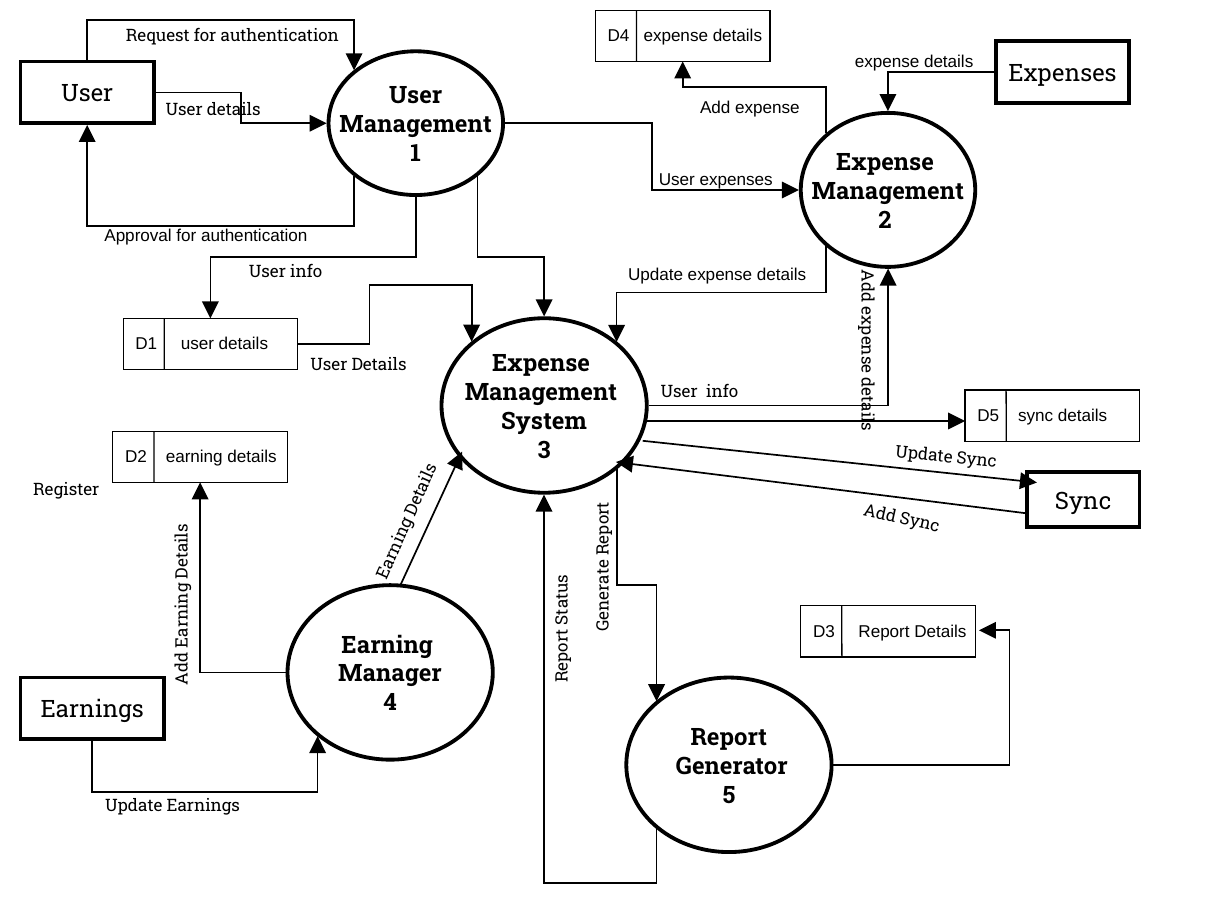
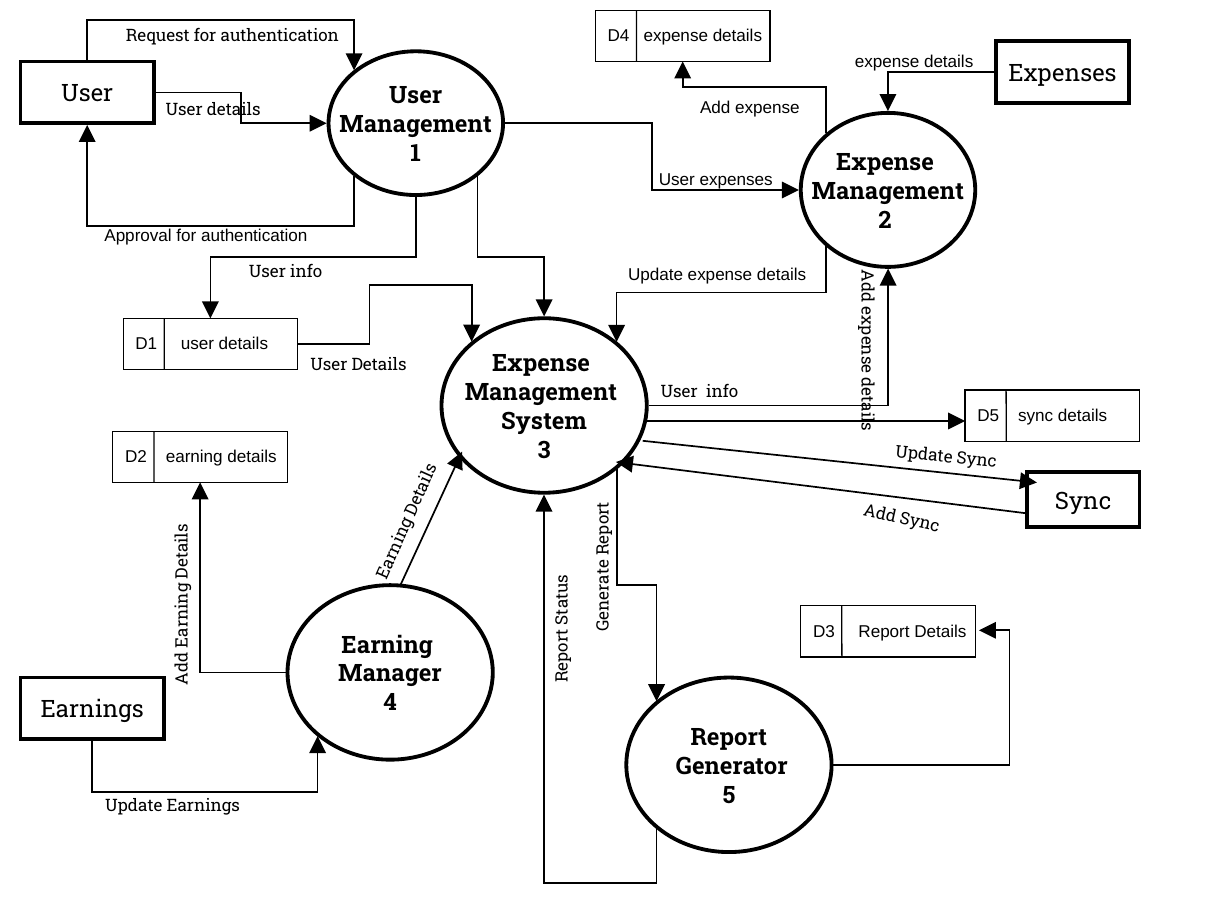
Before and after one commit to sayan801/ExpenseManager, a slide deck: slide 2 of report/ExpenseManagerSystems-diagrams.ppt. Drawn at 1232x924 pixels with LibreOffice and Linux fonts; fonts in the diff are those of the drawing. Boxes give left, top, right and bottom in pixels: in the first picture for what was removed or moved away, otherwise in the second. Text is boxed around its words. In the diff, an @@ line names an element or a change of style, - is before the commit and + after.

```diff
--- a/report/ExpenseManagerSystems-diagrams.ppt
+++ b/report/ExpenseManagerSystems-diagrams.ppt
@@ text removed at (33, 482, 99, 499) @@
-Register
```
Also in this commit, not shown: 4 slides added, 1 other file.
